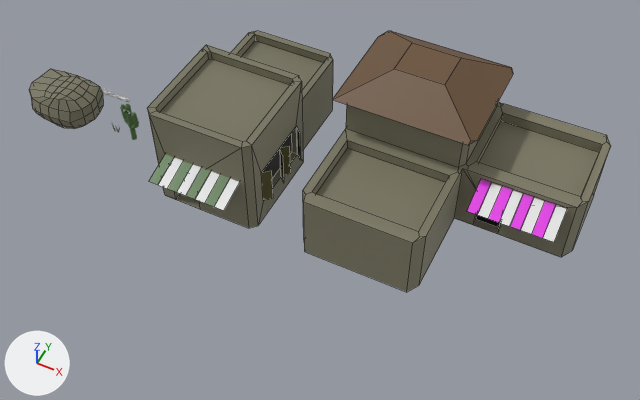
A saved change to the Blender file cactus.blend.
Rendered twice from a 50 mm lens placed at (95.2, -102.9, 130.9), pointed at (41.0, 5.5, -4.6). The axes (+X, +Y, +Z) are drawn at lower left. The lights are the same throughout. The first picture is the older version. Mesh edges are drawn as thin lines on the coarser meshes.
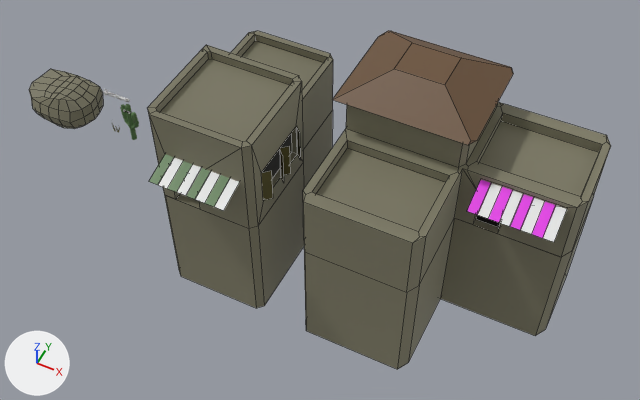
Where the change shows, as pixel boxes (x1, y1, x2, y2) in the pictures (640 x 400 px):
'Plane.005', reshaped (40% taller): before (303, 102, 611, 292); after (303, 102, 611, 369)
'Cube.003', reshaped (40% taller): before (148, 31, 333, 228); after (148, 31, 333, 308)
part 1 of me_cube_004, built on: after (163, 110, 333, 308)
part 2 of me_plane_024, built on (yellow): after (304, 199, 593, 369)

The change, as a diff of the scene's bpy script:
```diff
--- a/cactus.blend.py
+++ b/cactus.blend.py
@@ me_cube_004 @@
 # used by ob_cube_003; location = (24.3, 0.0, 11.0); scale = (10.8, 10.8, 10.8)
-me_cube_004.from_pydata(...)  # 78 vertices, 70 faces; spans x -1.0..1.0, y -1.0..2.59, z -1.01..1.0
+me_cube_004.from_pydata(...)  # 92 vertices, 84 faces; spans x -1.0..1.0, y -1.0..2.59, z -3.47..1.0
+# me_cube_004 part 1
+# 2 faces are deleted
+# 14 new vertices lie (0.0, 0.0, -2.46) away from vertices in x -1.0..1.0, y -1.0..2.59, z -1.01..-1.0
+# 16 new faces join them
 me_cube_004.materials.append(mat_material_004)
@@ me_plane_024 @@
 # used by ob_plane_005; location = (0.0, 0.0, 0.0)
-me_plane_024.from_pydata(...)  # 79 vertices, 66 faces; spans x 44.6..90.9, y -11.1..29.5, z 0.0..22.1
+me_plane_024.from_pydata(...)  # 92 vertices, 79 faces; spans x 44.6..90.9, y -11.1..29.5, z -26.7..22.1
+# me_plane_024 part 2
+# 3 faces are deleted
+# 13 new vertices lie (0.0, 0.0, -26.7) away from vertices in x 44.6..90.9, y -11.1..29.5, z 0.0
+# 16 new faces join them
 me_plane_024.materials.append(mat_material_004)
```
